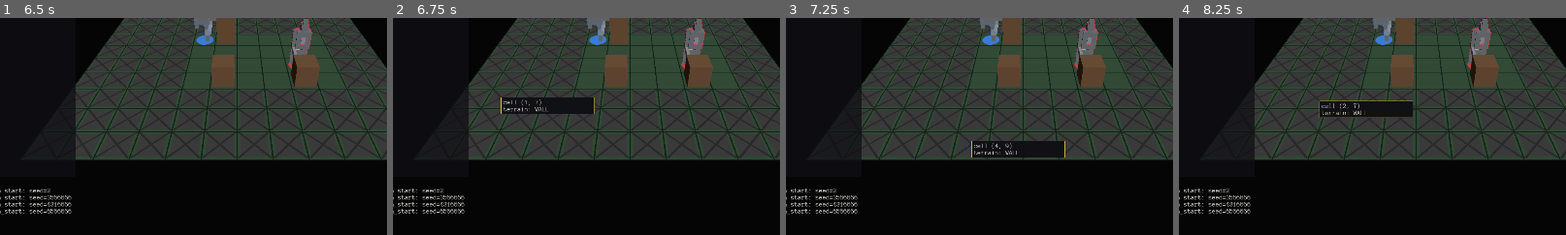
Above: before the commit, frames 1-4 (left to right).
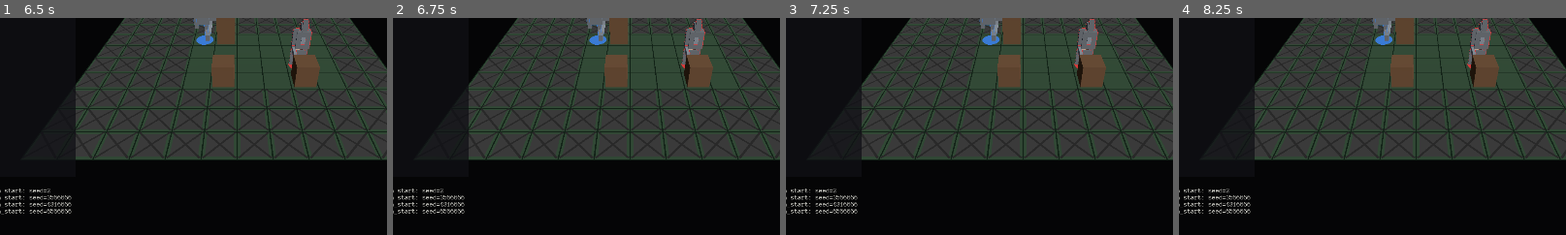
Above: after the commit, the same moments.

Repository: NotUserFriendly/HulkBreakers
Game: Godot game, scene res://src/view/battle_scene.tscn
Two runs of this game, one before a commit and one after it. Both use one fixed random seed, a clock stepped at 60 frames per second and the inputs below.
Inputs (mouse positions are % of the whole screen's width and height, from its top left):
- Up to frame 1 (6.5 s): click "New Battle" at 0.5 s; click "New Battle" at 1.25 s; click "End Turn" at 2 s; click "End Turn" at 2.75 s; click "New Battle" at 3.5 s; click "End Turn" at 4.25 s; click "Reset Turn" at 5 s; move the mouse to (72, 45) at 5.77 s; hold Shift from 5.78 s (still down); click (72, 45) at 5.92 s
- Up to frame 2 (6.75 s): release Shift at 6.5 s; drag from (30, 55) to (45, 70) at 6.52 s
- Up to frame 3 (7.25 s): no input
- Up to frame 4 (8.25 s): move the mouse to (60, 28) at 7.27 s; tap Ctrl at 7.35 s; click (60, 28) at 7.42 s; drag from (45, 70) to (20, 35) at 8.02 s
The pictures show only the part of the screen within x 19-69%, y 41-91%; the shares and areas given below are measured in that part.

Frame 1 is identical in both runs. In frame 2, 1.7% of the frame differs, in the area x 27-53%, y 36-45%; in frame 3, 1.7%; in frame 4, 1.7%, in the area x 36-61%, y 37-46%.

Commit message:
Taskblock 08 Pass D: one tooltip mechanism — cursor-pinned, one shared delay
TooltipView is already the one renderer every hoverable surface routes
through (inventory rows, action bar boxes, tiles/units, AP/MP pips) — so
the fix lives there once, not copied per caller:

- D2: show_data() no longer reveals instantly. A genuinely new hover
  target starts a delay clock (HOVER_DELAY_SEC, the one constant every
  caller now shares); a repeated call with the SAME content — the
  inventory tooltip's own established per-motion-event pattern — neither
  restarts the clock nor re-shows, it just updates the pending target's
  position. _process(delta) drives the clock, callable directly with an
  explicit delta in tests (same pattern as CameraRig's tween custom_step),
  so the delay stays headless-testable with no real wall-clock wait.
- D1: repeated show_data() calls for an already-revealed tooltip
  reposition it (pin to the cursor, not the item). TacticsController
  gained mouse_moved — fires on every board motion event unconditionally,
  unlike the change-gated hover_changed — so TooltipController can keep
  re-supplying a fresh cursor position while hovering the same tile/unit.
  ActionBar's own box hover now does the same on motion, not just on
  entry.

Every test asserting tooltip visibility/content immediately after a hover
now advances past HOVER_DELAY_SEC first (test_tooltip_view.gd,
test_tooltip_controller.gd, test_ap_mp_pip_row.gd, test_inventory_panel.gd).

Diff:
--- a/src/view/action_bar.gd
+++ b/src/view/action_bar.gd
@@ -82,11 +82,18 @@
 			_boxes[i].modulate = HulkTheme.DIM
 
 
-## taskblock-08 A1: "a click arms" — one path, every box, no per-action
-## branching (`arm_action` itself is the only place an action id turns
-## into behaviour).
+## taskblock-08 A1/D1: click arms (one path, every box, no per-action
+## branching — `arm_action` itself is the only place an action id turns
+## into behaviour); motion re-enters (`_on_box_entered`) so the tooltip
+## keeps tracking the cursor while hovering the same box (D1), matching
+## the inventory tooltip's own per-motion-event pattern — TooltipView's
+## own show_data() just repositions on a repeat call, it never restarts
+## the hover delay.
 func _on_box_gui_input(event: InputEvent, index: int) -> void:
 	if index >= _current_actions.size():
+		return
+	if event is InputEventMouseMotion:
+		_on_box_entered(index)
 		return
 	var button_event := event as InputEventMouseButton
 	if button_event == null or not button_event.pressed:
--- a/src/view/tactics_controller.gd
+++ b/src/view/tactics_controller.gd
@@ -30,6 +30,16 @@
 ## docs/10 taskblock04 E3: fires whenever `hovered_cell` or `inspected_part`
 ## changes — the combat readout redraws from this rather than polling.
 signal hover_changed
+## taskblock-08 D1: fires on EVERY board mouse-motion `update_hover()`
+## handles, unconditionally — unlike `hover_changed` (change-gated on
+## purpose, test_tactics_controller_hover.gd's own invariant), this is
+## purely "the cursor moved," for the one caller that needs to track it
+## continuously even while the hovered cell/part stays the same: the
+## tooltip (TooltipController), so it can keep pinning itself to the
+## cursor (D1) rather than the item, without re-triggering a full readout
+## rebuild on every pixel of motion the way listening on `hover_changed`
+## alone would require.
+signal mouse_moved
 ## docs/10 taskblock05 C: "hovering a part highlights it in the world,
 ## bidirectionally." Meaningful only for the currently selected unit's own
 ## parts (the only body the inventory tree has rows for at all). Shared by
@@ -289,6 +299,7 @@
 func update_hover(screen_pos: Vector2) -> void:
 	if selection == null or camera == null:
 		return
+	mouse_moved.emit()
 	var from: Vector3 = camera.project_ray_origin(screen_pos)
 	var dir: Vector3 = camera.project_ray_normal(screen_pos)
 	var hit: Variant = _cell_at(from, dir)
--- a/src/view/tooltip_controller.gd
+++ b/src/view/tooltip_controller.gd
@@ -23,6 +23,13 @@
 	tooltip_view = p_tooltip_view
 	material_table = p_material_table
 	tactics.hover_changed.connect(refresh)
+	# taskblock-08 D1: "the general tooltip must... track [the cursor] while
+	# hovering, not latch to the widget" — hover_changed alone only fires
+	# when the hovered cell/part actually changes; mouse_moved fires on
+	# every motion, so refresh() keeps re-supplying a fresh cursor position
+	# to TooltipView even while hovering the same target (TooltipView's own
+	# show_data() then just repositions, it doesn't restart the delay).
+	tactics.mouse_moved.connect(refresh)
 	refresh()
 
 
--- a/src/view/tooltip_view.gd
+++ b/src/view/tooltip_view.gd
@@ -18,12 +18,34 @@
 ## `TooltipPanel`/`TooltipLabel` (hulk_theme.gd) are the exact stylebox/
 ## color keys Godot's OWN stock tooltip already used; reusing them here
 ## keeps one visual language rather than inventing a second.
+##
+## taskblock-08 D: "one controller, one delay, one follow behaviour" —
+## every caller (InventoryPanel, ActionBar, TooltipController) already
+## funnels through this one instance, so the delay+cursor-tracking lives
+## here ONCE rather than being copied into each caller. `show_data()`
+## calls repeated with the SAME content (the inventory tooltip's own
+## per-motion-event pattern) just track the cursor (D1) — either updating
+## the pending hover's own target position while its delay is still
+## running, or repositioning the already-revealed tooltip directly; a
+## GENUINELY new hover target resets the delay clock. `_process()` is the
+## clock — driven by the real per-frame delta in the live game, and
+## directly callable with an explicit delta in tests (same pattern
+## CameraRig's tween tests use via `custom_step`), so the delay stays
+## headless-testable with no real wall-clock wait.
 
 const OFFSET := Vector2(16, 16)
 const EDGE_MARGIN := 4.0
 const MIN_WIDTH := 220.0
+## taskblock-08 D2: "wait a beat before appearing" — the ONE hover-delay
+## value, shared by every caller because there is only one tooltip
+## mechanism now. A flagged tuning number, not a design decision.
+const HOVER_DELAY_SEC := 0.4
 
 var _label: RichTextLabel
+var _has_pending: bool = false
+var _pending_text: String = ""
+var _pending_position: Vector2 = Vector2.ZERO
+var _pending_elapsed: float = 0.0
 
 
 func _init() -> void:
@@ -42,19 +64,46 @@
 
 
 ## Hides itself for an empty TooltipData (nothing to say — e.g. hovering
-## open space) rather than showing an empty box.
+## open space) rather than showing an empty box. Otherwise never shows
+## instantly (D2): a genuinely new hover target starts the delay clock;
+## a repeated call with the SAME content — the inventory tooltip's own
+## per-motion-event pattern, and every other caller now matching it — just
+## tracks the cursor (D1), never restarting the wait.
 func show_data(data: TooltipData, at_position: Vector2) -> void:
 	if data == null or (data.title == "" and data.rows.is_empty() and data.footer == ""):
 		hide_tooltip()
 		return
-	_label.text = _to_bbcode(data)
-	visible = true
-	reset_size()
-	_reposition(at_position)
+	var text: String = _to_bbcode(data)
+	if visible and text == _label.text:
+		_reposition(at_position)
+		return
+	if _has_pending and text == _pending_text:
+		_pending_position = at_position
+		return
+	visible = false
+	_has_pending = true
+	_pending_text = text
+	_pending_position = at_position
+	_pending_elapsed = 0.0
 
 
 func hide_tooltip() -> void:
 	visible = false
+	_has_pending = false
+	_pending_elapsed = 0.0
+
+
+func _process(delta: float) -> void:
+	if not _has_pending:
+		return
+	_pending_elapsed += delta
+	if _pending_elapsed < HOVER_DELAY_SEC:
+		return
+	_label.text = _pending_text
+	visible = true
+	reset_size()
+	_reposition(_pending_position)
+	_has_pending = false
 
 
 func _to_bbcode(data: TooltipData) -> String:
--- a/test/unit/view/test_ap_mp_pip_row.gd
+++ b/test/unit/view/test_ap_mp_pip_row.gd
@@ -4,6 +4,15 @@
 ## pip-count math itself is covered headlessly in test_ap_mp_pips.gd;
 ## this only checks the row actually gets built from those states and
 ## responds to selection/hover.
+##
+## taskblock-08 Pass D2: TooltipView no longer reveals instantly — advance
+## past its own hover delay the same way CameraRig's tween tests advance a
+## tween (`custom_step`), a direct `_process(delta)` call, never a real
+## wall-clock wait.
+
+
+func _reveal(view: TooltipView) -> void:
+	view._process(TooltipView.HOVER_DELAY_SEC + 0.001)
 
 
 func _make_unit(cell: Vector2i, squad: int = 0) -> Unit:
@@ -81,6 +90,7 @@
 
 	controller.click_cell(Vector2i(0, 0))
 	ap_container.mouse_entered.emit()
+	_reveal(tooltip_view)
 
 	assert_true(tooltip_view.visible)
 	assert_true(tooltip_view._label.text.contains("AP"))
@@ -96,6 +106,7 @@
 
 	controller.click_cell(Vector2i(0, 0))
 	mp_container.mouse_entered.emit()
+	_reveal(tooltip_view)
 
 	assert_true(tooltip_view.visible)
 	assert_true(tooltip_view._label.text.contains("MP"))
--- a/test/unit/view/test_inventory_panel.gd
+++ b/test/unit/view/test_inventory_panel.gd
@@ -4,6 +4,15 @@
 ## InventoryRows.build() — the row content itself is covered headlessly in
 ## test_inventory_rows.gd; this only checks the Tree/footer actually get
 ## built from those rows.
+##
+## taskblock-08 Pass D2: TooltipView no longer reveals instantly — advance
+## past its own hover delay the same way CameraRig's tween tests advance a
+## tween (`custom_step`), a direct `_process(delta)` call, never a real
+## wall-clock wait.
+
+
+func _reveal(view: TooltipView) -> void:
+	view._process(TooltipView.HOVER_DELAY_SEC + 0.001)
 
 
 func _make_unit(cell: Vector2i, squad: int = 0) -> Unit:
@@ -163,6 +172,7 @@
 	var motion := InputEventMouseMotion.new()
 	motion.position = row_rect.position + Vector2(5, row_rect.size.y / 2.0)
 	tree.gui_input.emit(motion)
+	_reveal(tooltip_view)
 
 	var tooltip: String = tooltip_view._label.text
 	assert_true(tooltip.contains("8/10"))
--- a/test/unit/view/test_tooltip_controller.gd
+++ b/test/unit/view/test_tooltip_controller.gd
@@ -3,6 +3,15 @@
 ## taskblock-07 Pass F2: replaces test_combat_readout_panel.gd — same 5
 ## cases that file covered, now asserted against the shared TooltipView
 ## instead of a RichTextLabel.
+##
+## taskblock-08 Pass D2: TooltipView no longer reveals instantly — advance
+## past its own hover delay the same way CameraRig's tween tests advance a
+## tween (`custom_step`), a direct `_process(delta)` call, never a real
+## wall-clock wait.
+
+
+func _reveal(view: TooltipView) -> void:
+	view._process(TooltipView.HOVER_DELAY_SEC + 0.001)
 
 
 func _make_unit(cell: Vector2i, squad: int = 0) -> Unit:
@@ -52,6 +61,7 @@
 
 	controller.hovered_cell = Vector2i(3, 3)
 	controller.hover_changed.emit()
+	_reveal(tooltip_view)
 
 	assert_true(tooltip_view.visible)
 	assert_true(tooltip_view._label.text.contains("cell (3, 3)"))
@@ -68,6 +78,7 @@
 
 	controller.hovered_cell = Vector2i(4, 4)
 	controller.hover_changed.emit()
+	_reveal(tooltip_view)
 
 	assert_true(tooltip_view._label.text.contains("unit %d — squad 1" % enemy.id))
 	assert_true(tooltip_view._label.text.contains("5/5"))
@@ -83,6 +94,7 @@
 
 	controller.hovered_cell = Vector2i(5, 5)
 	controller.hover_changed.emit()
+	_reveal(tooltip_view)
 
 	var expected_title: String = (
 		crate.display_name if crate.display_name != "" else String(crate.id)
@@ -102,6 +114,7 @@
 	controller.hovered_cell = Vector2i(1, 1)
 	controller.hover_changed.emit()
 	controller.inspect_part(part)
+	_reveal(tooltip_view)
 
 	assert_true(tooltip_view._label.text.contains("pistol"))
 	assert_false(tooltip_view._label.text.contains("cell (1, 1)"))
--- a/test/unit/view/test_tooltip_view.gd
+++ b/test/unit/view/test_tooltip_view.gd
@@ -2,6 +2,12 @@
 
 ## taskblock-07 Pass F1: THE one tooltip renderer — visible/hidden state
 ## and the `changed` -> BBCode highlight it's responsible for.
+##
+## taskblock-08 Pass D2: nothing shows instantly anymore — every `show_data()`
+## that would reveal new content starts a delay clock instead
+## (`HOVER_DELAY_SEC`), advanced here the same way CameraRig's own tween
+## tests advance a tween (`custom_step`): a direct, explicit call to
+## `_process(delta)`, never a real wall-clock wait.
 
 
 func _view() -> TooltipView:
@@ -10,21 +16,48 @@
 	return view
 
 
-func test_show_data_makes_the_view_visible_with_its_content() -> void:
+## Advances the view's own hover-delay clock past HOVER_DELAY_SEC so a
+## pending show_data() call actually reveals.
+func _reveal(view: TooltipView) -> void:
+	view._process(TooltipView.HOVER_DELAY_SEC + 0.001)
+
+
+func test_show_data_does_not_appear_before_the_delay_elapses() -> void:
+	var view: TooltipView = _view()
+
+	view.show_data(TooltipData.new("torso"), Vector2(50, 50))
+
+	assert_false(view.visible, "taskblock-08 D2: nothing shows instantly")
+
+
+func test_show_data_appears_once_the_delay_elapses() -> void:
 	var view: TooltipView = _view()
 	var data := TooltipData.new("torso")
 	data.add_row("condition", "8/10")
 
 	view.show_data(data, Vector2(50, 50))
+	_reveal(view)
 
 	assert_true(view.visible)
 	assert_true(view._label.text.contains("torso"))
 	assert_true(view._label.text.contains("8/10"))
 
 
+func test_moving_off_before_the_delay_elapses_means_it_never_appears() -> void:
+	var view: TooltipView = _view()
+	view.show_data(TooltipData.new("torso"), Vector2(50, 50))
+	view._process(TooltipView.HOVER_DELAY_SEC * 0.5)  # dwelling, but not there yet
+
+	view.hide_tooltip()  # moved off before the delay elapsed
+	_reveal(view)  # even if time keeps passing, there's nothing left pending
+
+	assert_false(view.visible)
+
+
 func test_hide_tooltip_makes_the_view_invisible() -> void:
 	var view: TooltipView = _view()
 	view.show_data(TooltipData.new("torso"), Vector2(50, 50))
+	_reveal(view)
 	assert_true(view.visible)
 
 	view.hide_tooltip()
@@ -35,6 +68,7 @@
 func test_an_empty_tooltip_data_hides_rather_than_shows_an_empty_box() -> void:
 	var view: TooltipView = _view()
 	view.show_data(TooltipData.new("torso"), Vector2(50, 50))
+	_reveal(view)
 
 	view.show_data(TooltipData.new(), Vector2(60, 60))
 
@@ -50,7 +84,63 @@
 	data.add_row("mass", "2.0", false)
 
 	view.show_data(data, Vector2(0, 0))
+	_reveal(view)
 
 	var highlight_hex: String = HulkTheme.HIGHLIGHT.to_html(false)
 	assert_true(view._label.text.contains("[color=#%s]3/6[/color]" % highlight_hex))
 	assert_false(view._label.text.contains("[color=#%s]2.0[/color]" % highlight_hex))
+
+
+## taskblock-08 D1/TESTS: "the tooltip position tracks the cursor while
+## shown" — a repeated show_data() call with the SAME content (the
+## inventory tooltip's own per-motion-event pattern) repositions the
+## already-revealed tooltip, it does not restart the delay or the content.
+func test_the_tooltip_position_tracks_the_cursor_while_shown() -> void:
+	var view: TooltipView = _view()
+	# The default headless test viewport is tiny (64x64) — far smaller
+	# than MIN_WIDTH (220) alone, so _reposition()'s own edge-clamping
+	# would collapse any two cursor positions to the same clamped corner
+	# regardless of input, masking the very thing this test checks. A
+	# realistically-sized viewport is what a live game actually has.
+	view.get_viewport().size = Vector2i(1920, 1080)
+	var data := TooltipData.new("torso")
+	data.add_row("condition", "8/10")
+	view.show_data(data, Vector2(50, 50))
+	_reveal(view)
+	var first_position: Vector2 = view.global_position
+
+	view.show_data(data, Vector2(300, 300))
+
+	assert_true(view.visible, "must still be showing — a repeat call, not a new hover")
+	assert_ne(view.global_position, first_position, "must have followed the cursor")
+
+
+## taskblock-08 D1/D2: a repeated show_data() call for the SAME pending
+## (not-yet-revealed) hover must not restart the delay clock — otherwise
+## continuous cursor motion within one target could delay it forever.
+func test_repeated_calls_for_the_same_pending_hover_do_not_restart_the_delay() -> void:
+	var view: TooltipView = _view()
+	var data := TooltipData.new("torso")
+
+	view.show_data(data, Vector2(50, 50))
+	view._process(TooltipView.HOVER_DELAY_SEC * 0.9)
+	view.show_data(data, Vector2(52, 51))  # cursor drifted slightly, same target
+	view._process(TooltipView.HOVER_DELAY_SEC * 0.2)  # combined elapsed now exceeds the delay
+
+	assert_true(view.visible, "the delay must have kept counting, not restarted at the second call")
+
+
+## A genuinely different hover target DOES restart the delay clock —
+## otherwise flicking the cursor across several targets inside one delay
+## window would incorrectly reveal the last one immediately.
+func test_a_new_hover_target_restarts_the_delay() -> void:
+	var view: TooltipView = _view()
+	var first := TooltipData.new("torso")
+	var second := TooltipData.new("arm")
+
+	view.show_data(first, Vector2(50, 50))
+	view._process(TooltipView.HOVER_DELAY_SEC * 0.9)
+	view.show_data(second, Vector2(52, 51))  # a different target — resets the clock
+	view._process(TooltipView.HOVER_DELAY_SEC * 0.2)  # not enough time for THIS target yet
+
+	assert_false(view.visible)
